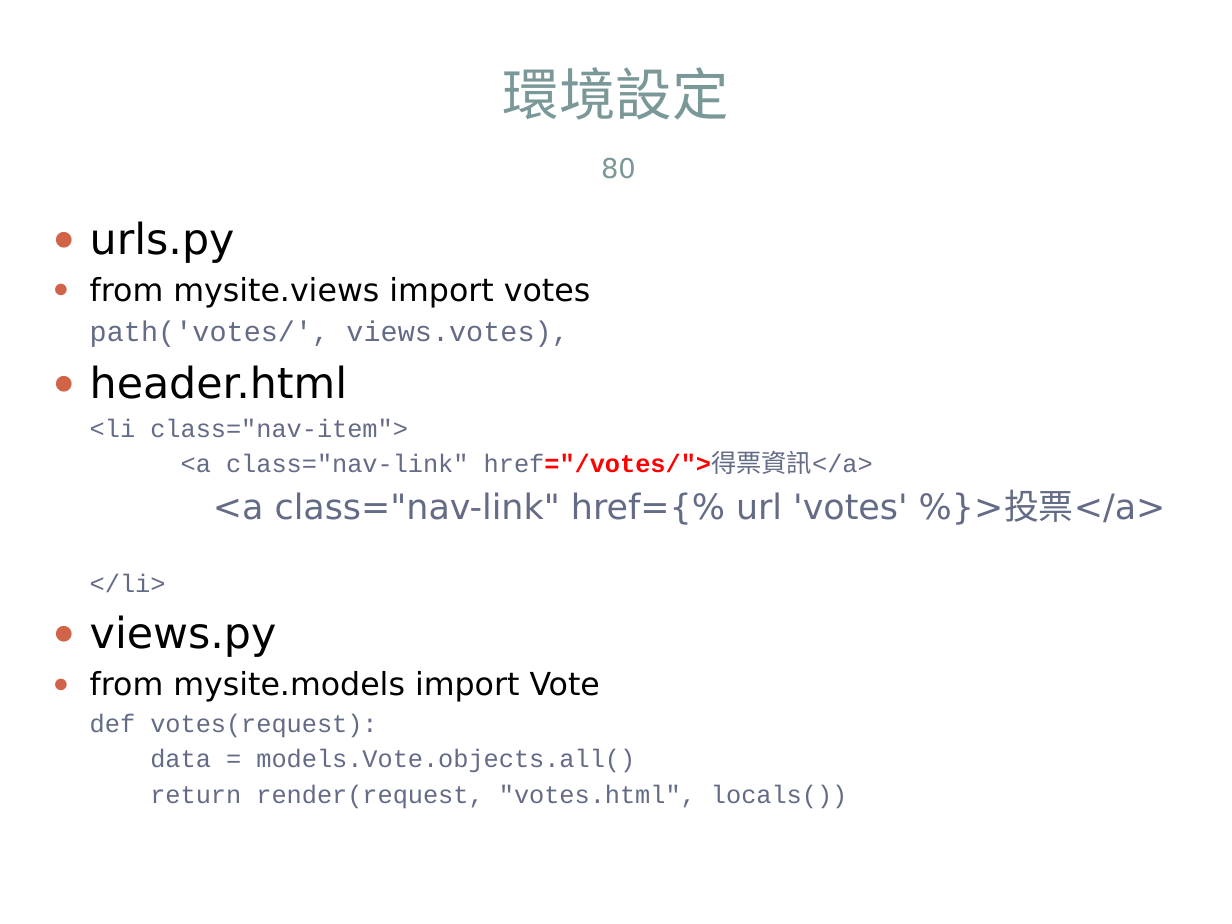
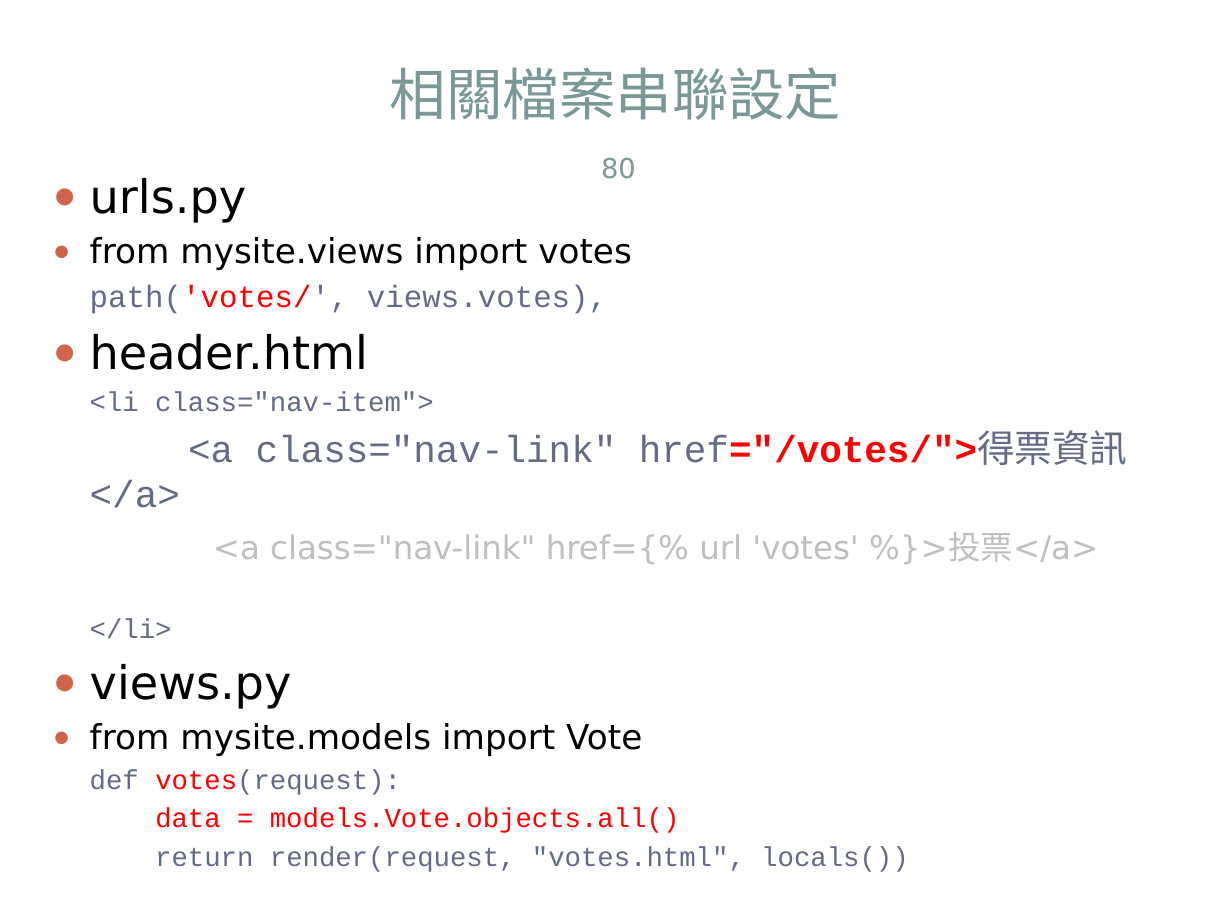
Before and after one commit to jacktea88/406django, a slide deck: slide 80 of ch09/Django4-ch09.pptx. Drawn at 1232x924 pixels with LibreOffice and Linux fonts; fonts in the diff are those of the drawing. Boxes give left, top, right and bottom in pixels: in the first picture for what was removed or moved away, otherwise in the second. Text is boxed around its words. In the diff, an @@ line names an element or a change of style, - is before the commit and + after.

```diff
--- a/ch09/Django4-ch09.pptx
+++ b/ch09/Django4-ch09.pptx
@@ title at (x1=390, y1=67, x2=842, y2=120): text changed @@
-環境設定
+相關檔案串聯設定
@@ text "urls.py" moved from (x1=90, y1=221, x2=1166, y2=808) to (x1=90, y1=178, x2=1128, y2=872) @@
@@ text "urls.py" at (x1=90, y1=178, x2=1128, y2=872): size 25 to 27 pt in "urls.py", "header.html", "views.py"; size 18.5 to 20 pt in "from mysite.views import votes", "from mysite.models import Vote"; size 16.6 to 18 pt in "path('votes/', views.votes),"; text colour #646B86 to #FF0000 in "path('votes/',", "votes(request):", "data = models.Vote.objects.all()"; size 14.8 to 16 pt in "<li class="nav-item">", "</li>", "def votes(request):", "data = models.Vote.objects.all()" and 1 more places; size 14.8 to 22 pt in "<a class="nav-link" href="/votes/">得票資訊</a>"; size 20.4 to 19 pt, text colour #646B86 to #BFBFBF in "<a class="nav-link" href={% url 'votes' %}>投票</a>"; more space between paragraphs @@
```
Also in this commit, not shown: 22 other slides changed, 5 other files.
